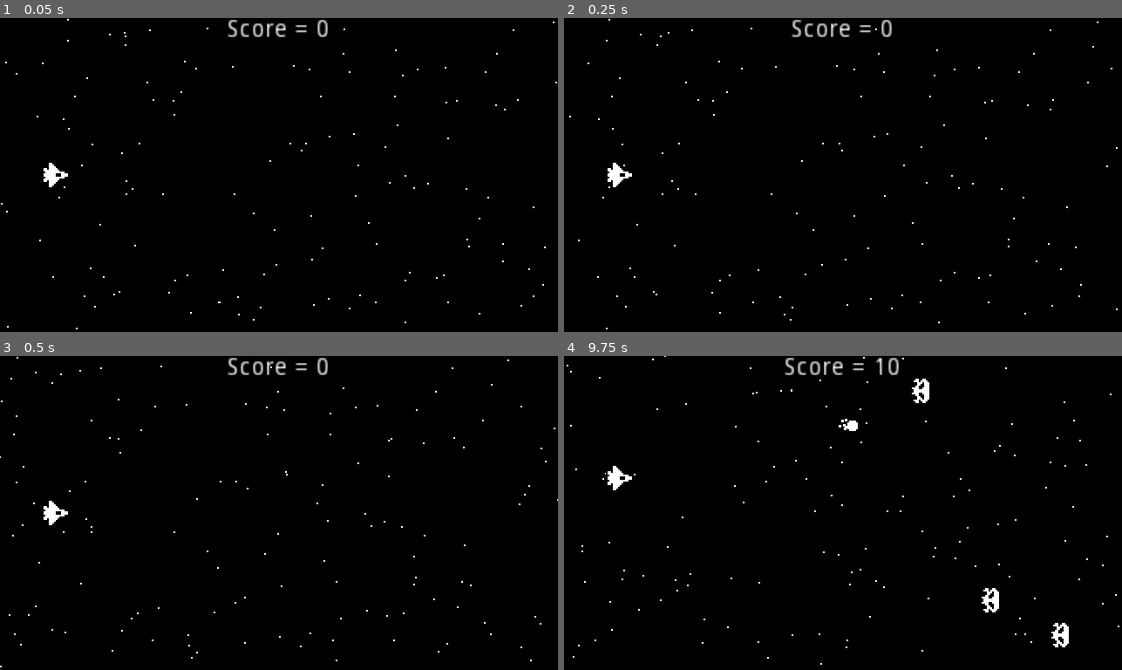
Above: before the commit, frames 1-4 (two rows, left to right).
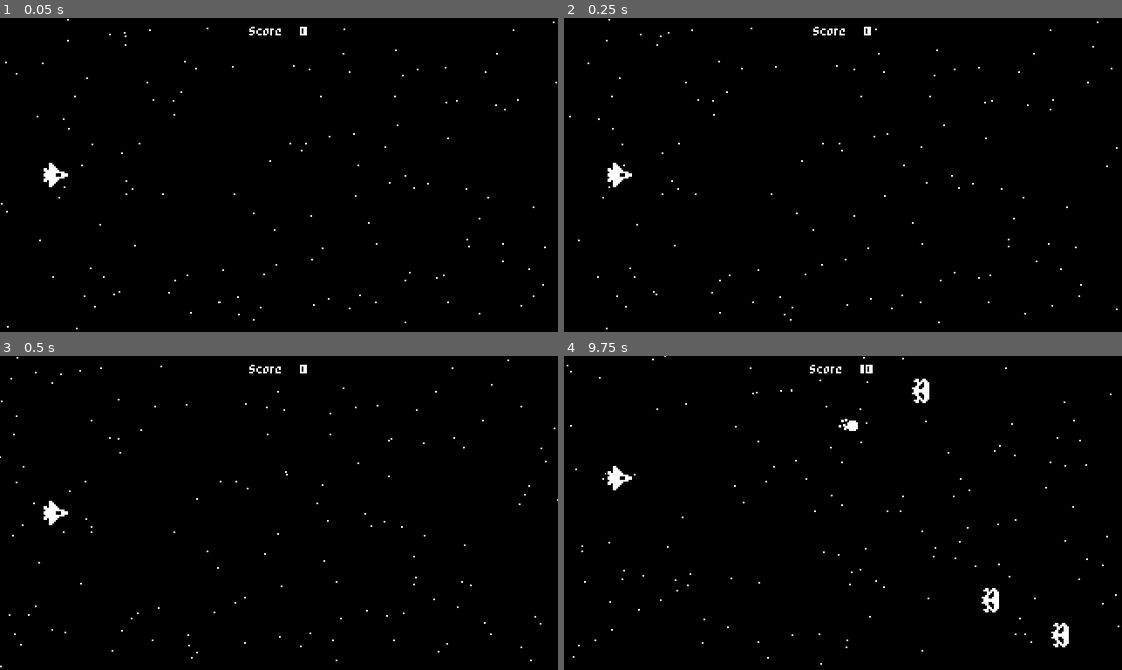
Above: after the commit, the same moments.

Repository: akira80kv/godot-space-shooter
Game: Godot game, scene res://World.tscn
Two runs of this game, one before a commit and one after it. Both use one fixed random seed, a clock stepped at 60 frames per second and the inputs below.
Inputs:
- Up to frame 1 (0.05 s): no input
- Up to frame 2 (0.25 s): no input
- Up to frame 3 (0.5 s): no input
- Up to frame 4 (9.75 s): tap Enter (ui_accept) at 0.5, 0.77, 1.52, 3.02, 3.77, 4.52, 6.02, 6.77, 7.52, 9.02 s; hold Up (ui_up) 0.53-1.28 s; hold Down (ui_down) 1.28-2.03 s; hold Up (ui_up) 2.03-3.53 s; hold Down (ui_down) 3.53-5.78 s; hold Up (ui_up) 5.78-8.03 s; hold Down (ui_down) 8.03-9.53 s; hold Up (ui_up) from 9.53 s (still down)

The runs differ from the first frame. In frame 1, 0.4% of the frame differs, in the area x 40-59%, y 0-7%; in frame 2, 0.4%; in frame 3, 0.4%; in frame 4, 0.5%, in the area x 39-60%, y 0-7%.

Commit message:
custom font added to score label

Diff:
--- /dev/null
+++ b/PixelFont.tres
@@ -0,0 +1,7 @@
+[gd_resource type="DynamicFont" load_steps=2 format=2]
+
+[ext_resource path="res://PixelRPG.ttf" type="DynamicFontData" id=1]
+
+[resource]
+size = 6
+font_data = ExtResource( 1 )
--- a/World.tscn
+++ b/World.tscn
@@ -1,8 +1,9 @@
-[gd_scene load_steps=5 format=2]
+[gd_scene load_steps=6 format=2]
 
 [ext_resource path="res://Ship.tscn" type="PackedScene" id=1]
 [ext_resource path="res://EnemySpawner.tscn" type="PackedScene" id=2]
 [ext_resource path="res://World.gd" type="Script" id=3]
+[ext_resource path="res://PixelFont.tres" type="DynamicFont" id=4]
 
 [sub_resource type="ParticlesMaterial" id=1]
 emission_shape = 2
@@ -45,9 +46,11 @@
 
 [node name="ScoreLabel" type="Label" parent="."]
 anchor_right = 1.0
-margin_bottom = 14.0
+margin_bottom = 17.0
+custom_fonts/font = ExtResource( 4 )
 text = "Score = 0"
 align = 1
+valign = 1
 __meta__ = {
 "_edit_use_anchors_": false
 }
